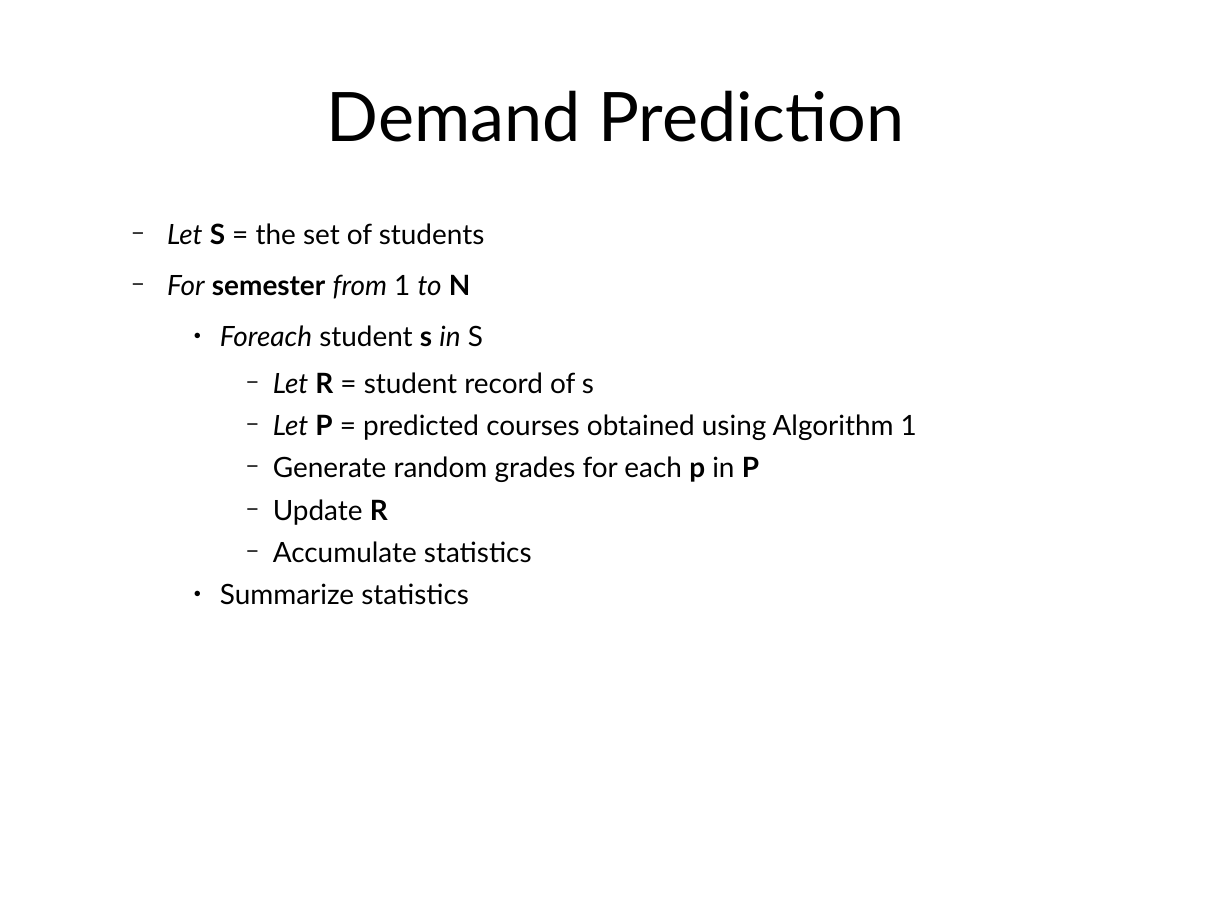
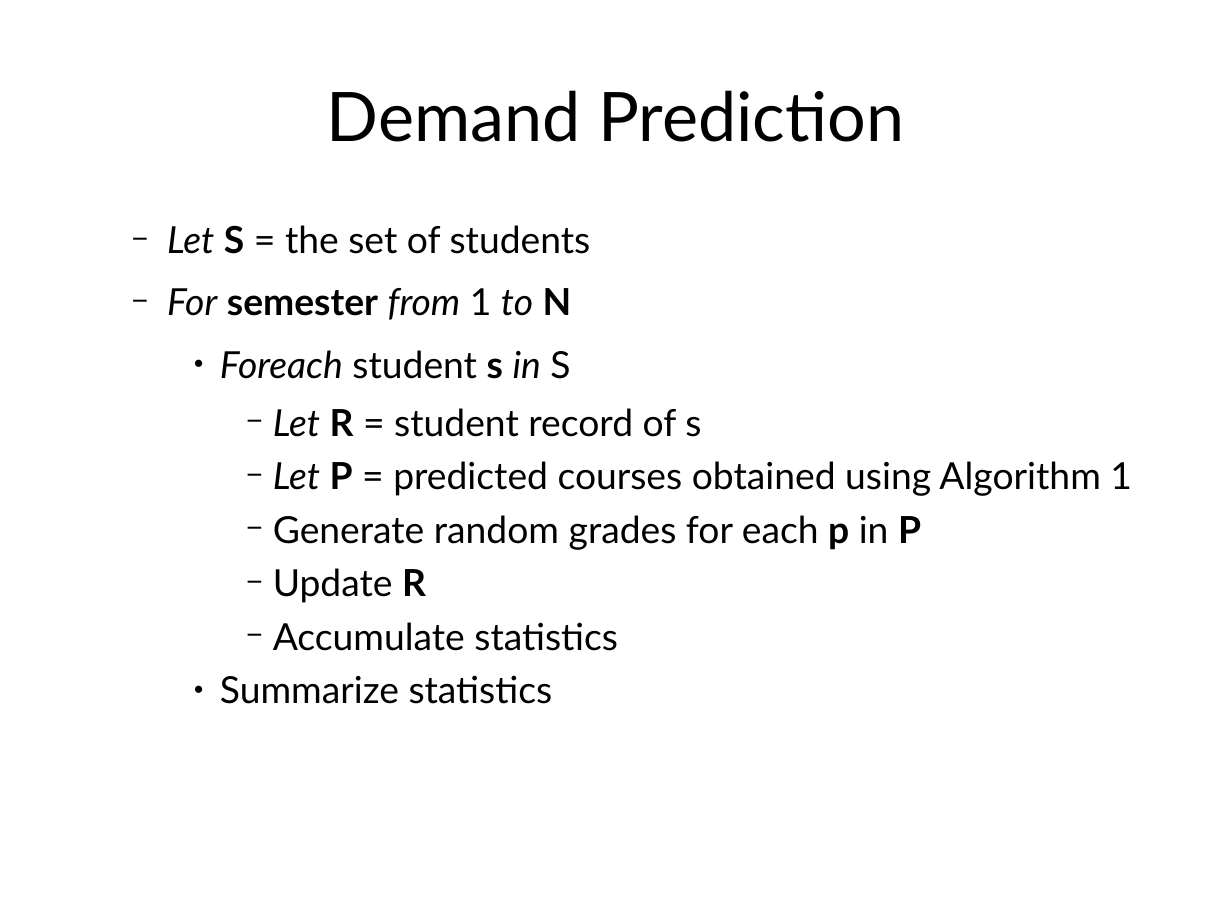
Before and after one commit to jachermocilla/jach-homepage, a slide deck: slide 15 of seminar-2008.odp. Drawn at 1232x924 pixels with LibreOffice and Linux fonts; fonts in the diff are those of the drawing. Boxes give left, top, right and bottom in pixels: in the first picture for what was removed or moved away, otherwise in the second. Text is boxed around its words. In the diff, an @@ line names an element or a change of style, - is before the commit and + after.

```diff
--- a/seminar-2008.odp
+++ b/seminar-2008.odp
@@ text "Let S = the set ..." at bbox=[167, 225, 1132, 704]: size 18 to 24 pt @@
```
Also in this commit, not shown: 4 other slides changed.
